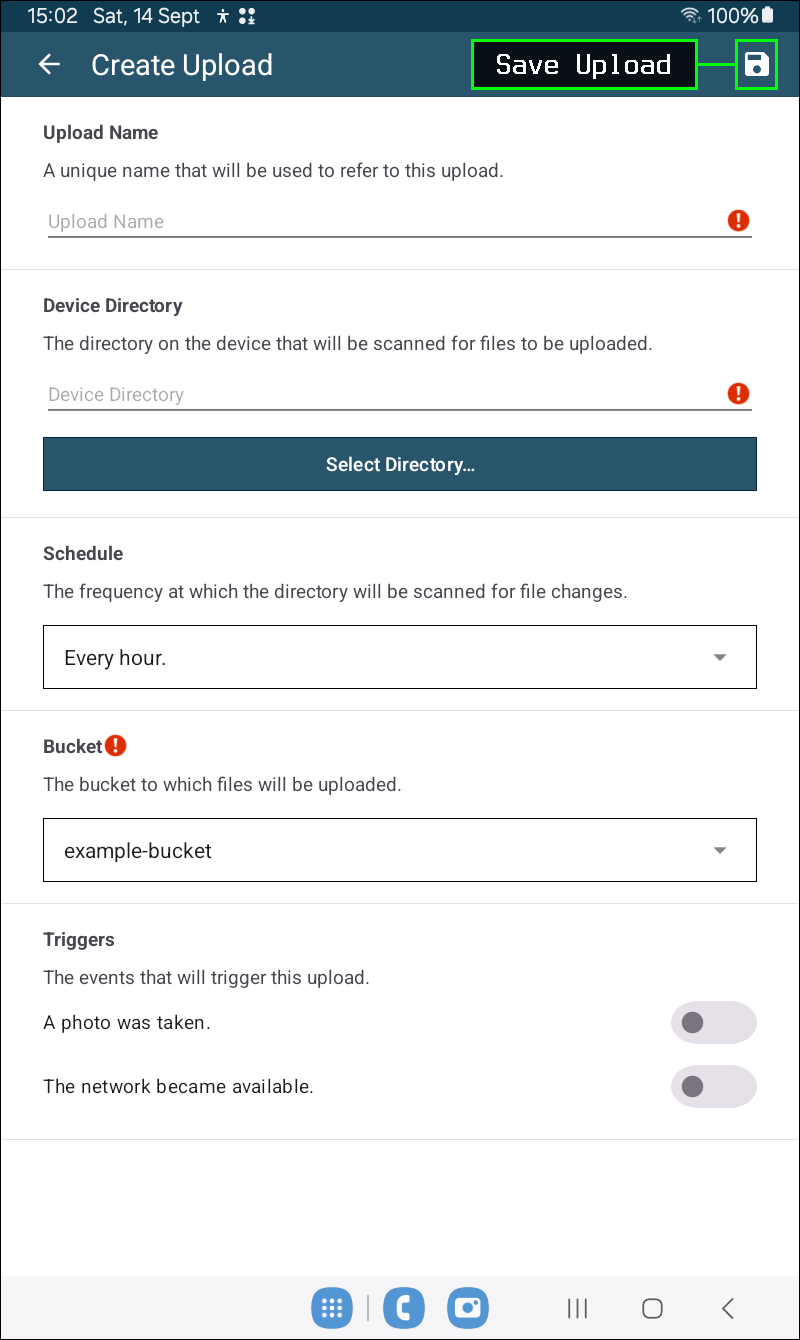
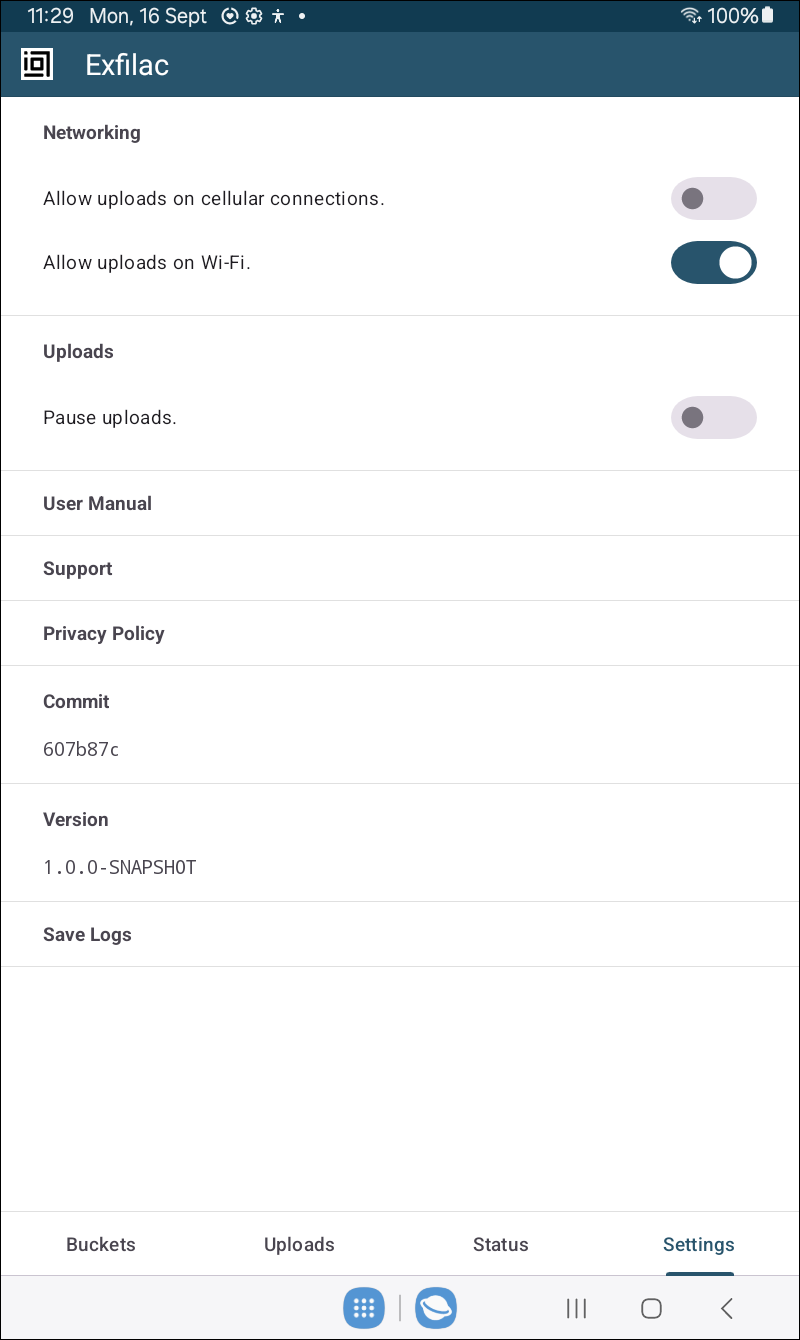
Before/after of a (800, 1340) layered artwork. What changed in the layer stack:
showed group "settings" (1 layers) over (x1=1, y1=7, x2=799, y2=1330)
painted on "settingsImage" over (x1=1, y1=7, x2=799, y2=1330)
hid group "createUpload" (4 layers) over (x1=1, y1=7, x2=799, y2=1330)
